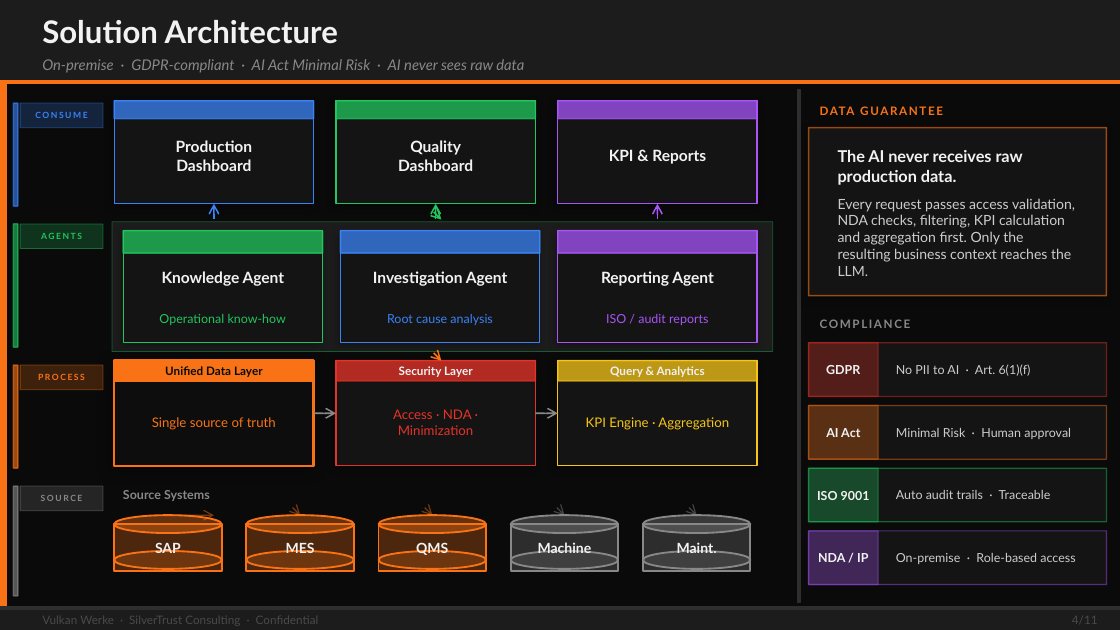
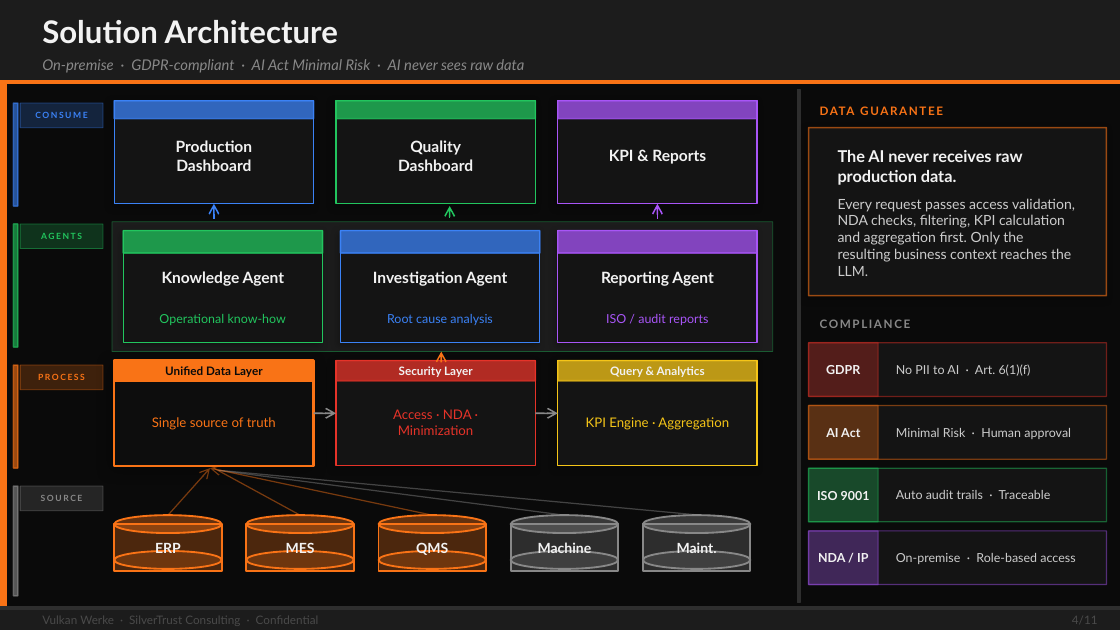
Before and after one commit to maxxeagleowl/Project_Vulkan_Werke_-_FemCare_AI, a slide deck: slide 6 of Vulcan Werke/VulkanWerke_Solution_Proposal.pptx (slide 4 before the commit). Drawn at 1120x630 pixels with LibreOffice and Linux fonts; fonts in the diff are those of the drawing. Boxes give left, top, right and bottom in pixels: in the first picture for what was removed or moved away, otherwise in the second. Text is boxed around its words. In the diff, an @@ line names an element or a change of style, - is before the commit and + after.

Commit message:
PPT fix

```diff
--- a/Vulcan Werke/VulkanWerke_Solution_Proposal.pptx
+++ b/Vulcan Werke/VulkanWerke_Solution_Proposal.pptx
@@ arrow moved from (436, 204) - (436, 220) to (449, 206) - (449, 218) @@
@@ arrow removed from (441, 220) to (441, 220) @@
@@ arrow moved from (441, 361) - (441, 361) to (441, 361) - (441, 352) @@
@@ arrow moved from (168, 515) - (214, 515) to (168, 515) - (211, 468) @@
@@ arrow moved from (432, 515) - (432, 515) to (432, 515) - (211, 468) @@
@@ arrow moved from (300, 515) - (300, 515) to (300, 515) - (214, 468) @@
@@ arrow (300, 515) - (214, 468): arrow to line @@
@@ arrow moved from (697, 515) - (697, 515) to (699, 515) - (217, 470) @@
@@ arrow (699, 515) - (217, 470): arrow to line @@
@@ arrow moved from (564, 515) - (564, 515) to (564, 515) - (218, 470) @@
@@ arrow (564, 515) - (218, 470): arrow to line @@
@@ text removed at (123,490,210,501) @@
-Source Systems
@@ text at (155,543,181,553): text changed @@
-SAP
+ERP
```
Also in this commit, not shown: 1 other slide changed.
